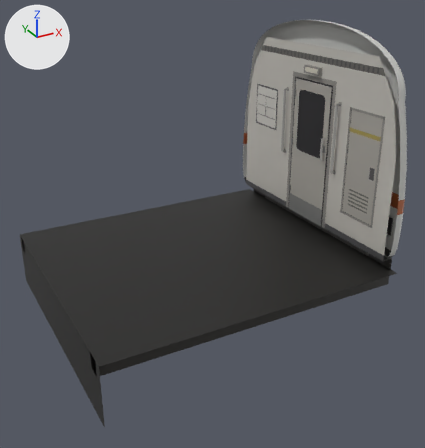
Two versions of the glTF model assets/models/props/train_end_outer.glb, one commit apart.
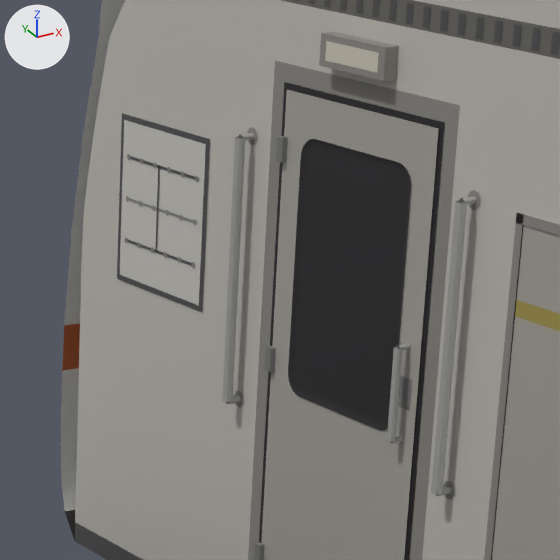
Each version is shown whole from a camera (50 mm lens) standing at (-4.97, -6.27, 3.34) and looking at (-1.69, -0.31, 0.37), then close up on the part from 54% to 85% of the width and 13% to 42% of the height. Every picture has the same lights, and +X, +Y and +Z are marked at upper left. The first two pictures are the older version. Vertices at exactly the same position are counted once.

The first close-up shows 'train_end_outer'.
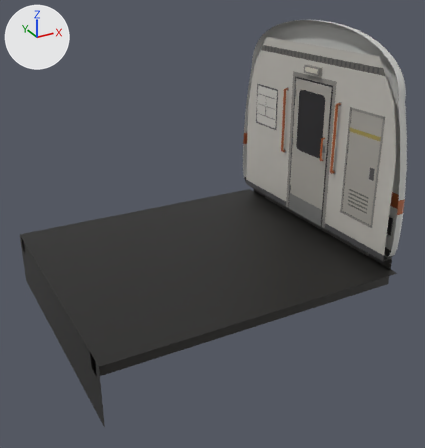
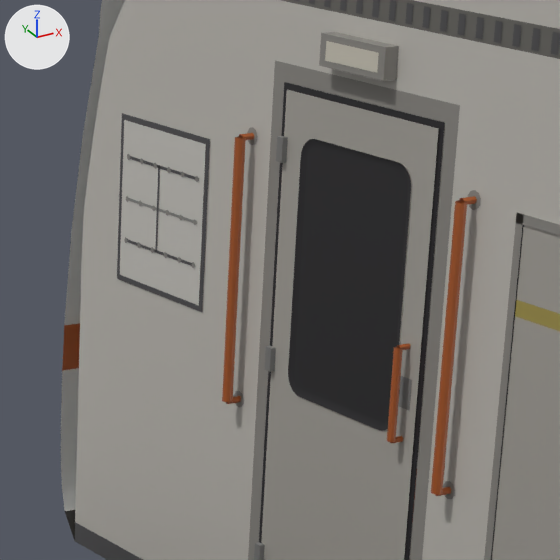
What differs and where, as boxes (x1, y1, x2, y2) in the close-ups (560 x 560 px):
part 1 of me_train_end_outer, recoloured
    both: (222, 133, 477, 496)

Patch to the scene script:
```diff
--- a/assets/models/props/train_end_outer.glb.py
+++ b/assets/models/props/train_end_outer.glb.py
@@ me_train_end_outer @@
 me_train_end_outer.from_pydata(...)  # 2749 vertices, 3617 faces; spans x -3.7..0.15, y -1.72..1.72, z -0.9..2.7
 # used by ob_train_end_outer; location = (0.0, 0.0, 0.0)
+# me_train_end_outer part 1: 172 faces centred in x -0.07..0.11, y -0.58..0.58, z 0.84..1.76 are repainted in the vertex colours; the middle colour goes from grey #b8b8b4 to orange #bf652f
 me_train_end_outer.materials.append(mat_prop)
```
